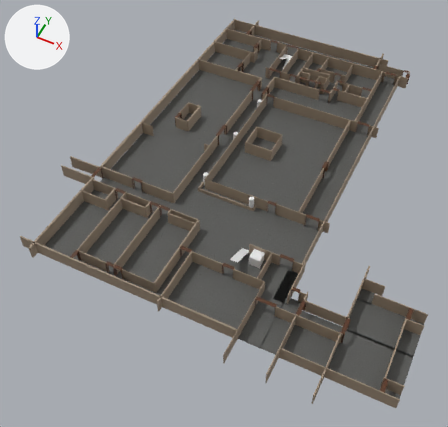
A saved change to the Blender file assets/aligned_models/first.blend.
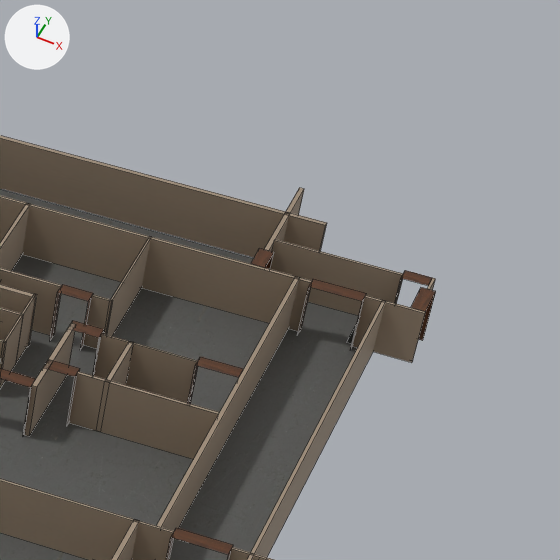
The first picture shows the older version from a 50 mm lens placed at (-2.4, -47.6, 68.0), pointed at (-29.6, 6.9, -0.1). The close-ups show the older and then the newer version on the part from 72% to 97% of the width and 4% to 30% of the height of that picture. Only the edits that show in the close-ups are written down. The lights are fixed; the arrows at upper left show +X, +Y and +Z. The close-ups show mesh edges as thin lines.

The first close-up shows 'Doors.001', 'Floor.001', 'Walls.001'.
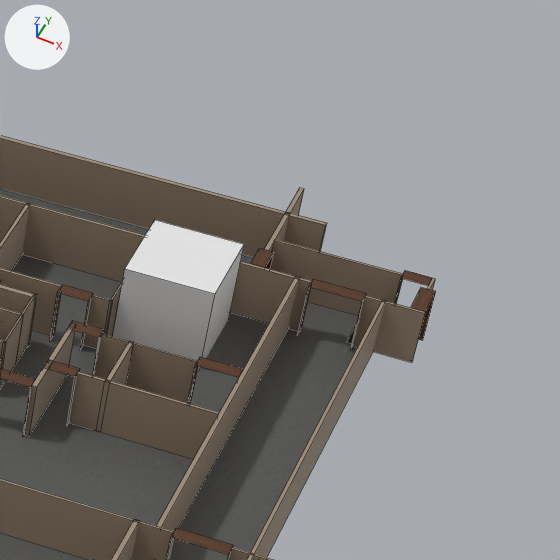
What changed in the scene script:
```text
Change ob_cube_005:
    remove ob_cube_005.hide_set(True)
```

Location of each change, [x1, y1, x2, y2] in pixels of the close-ups (560 x 560 px):
'Cube.005', shown
    after: [113, 220, 244, 369]
